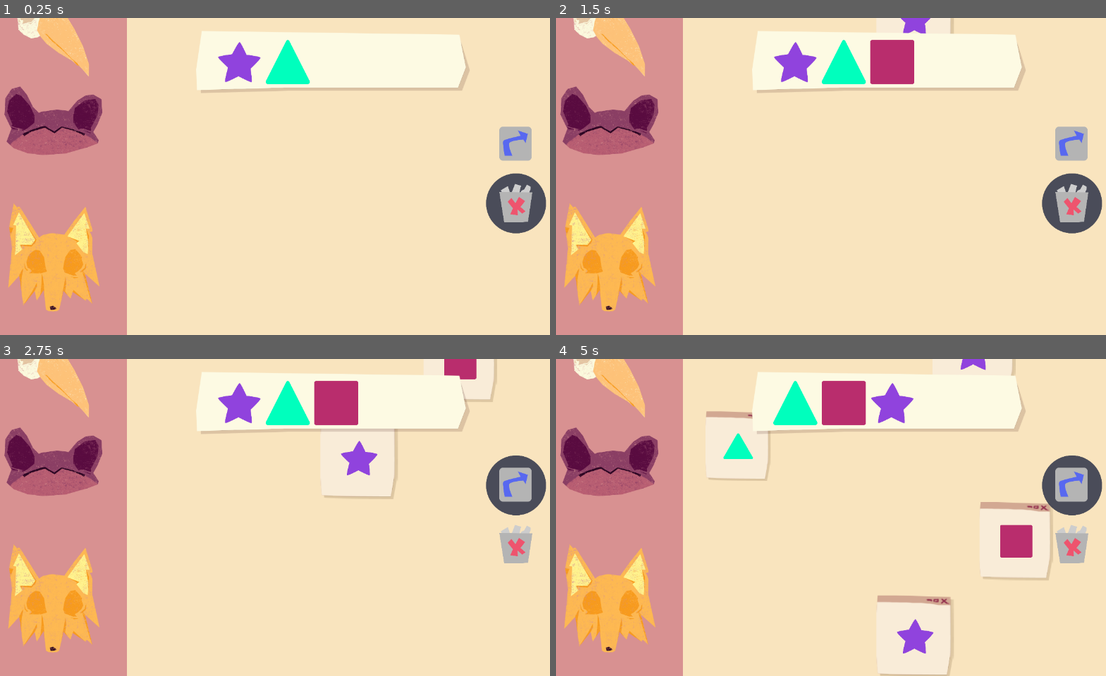
Above: before the commit, frames 1-4 (two rows, left to right).
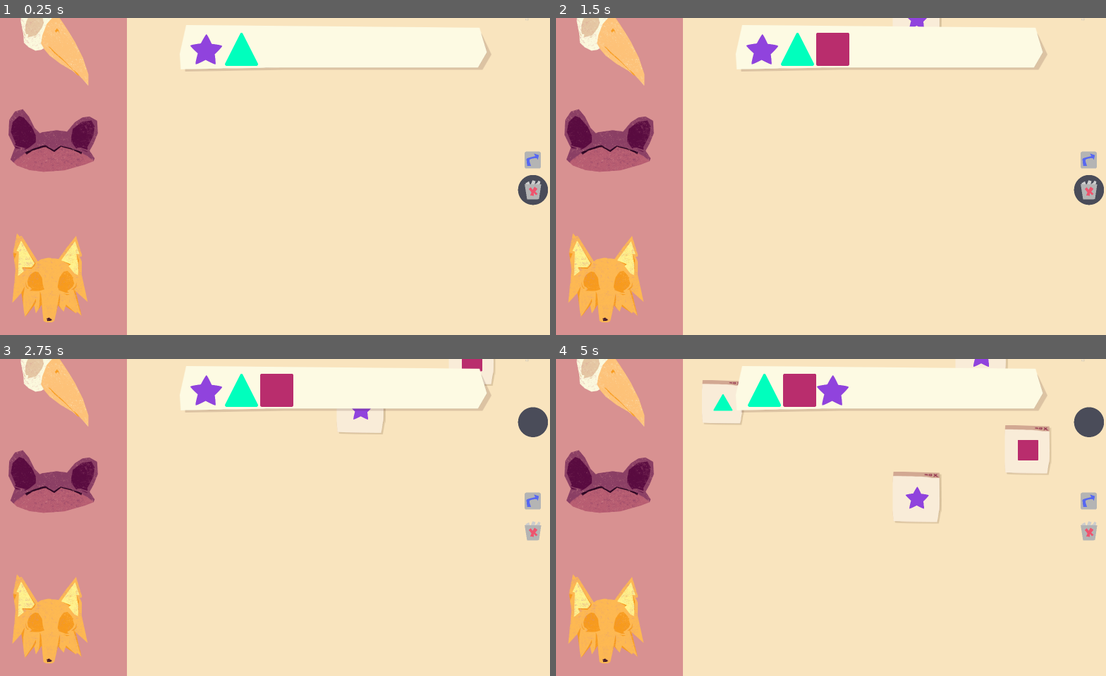
Above: after the commit, the same moments.

Repository: ColchadoM/Paparruchas
Game: Godot game, scene res://Escenas/Ambientes/ZonaJuego.tscn
Two runs of this game, one before a commit and one after it. Both use one fixed random seed, a clock stepped at 60 frames per second and the inputs below.
Inputs (mouse positions are in pixels of both pictures, inside the frame that each line leads up to):
- Up to frame 1 (0.25 s): no input
- Up to frame 2 (1.5 s): tap Enter at 0.5 s; move the mouse to (946, 160) at 0.52 s; hold A (Add) 0.53-1.28 s; click (946, 160) at 0.67 s; move the mouse to (710, 192) at 1.27 s; tap A (Add) at 1.35 s; click (710, 192) at 1.42 s
- Up to frame 3 (2.75 s): move the mouse to (324, 447) at 2.02 s; hold P (Change) from 2.03 s (still down); click (324, 447) at 2.17 s; tap A (Add) at 2.3 s
- Up to frame 4 (5 s): move the mouse to (798, 580) at 2.77 s; release P (Change) at 2.78 s; tap Q (Delete) at 2.85 s; click (798, 580) at 2.92 s; tap A (Add) at 3.05, 4.35 s; move the mouse to (990, 565) at 3.52 s; hold A (Add) 3.53-4.28 s; click (990, 565) at 3.67 s; move the mouse to (655, 469) at 4.27 s; click (655, 469) at 4.42 s

The runs differ from the first frame. In frame 1, 16% of the frame differs, in the area x 0-100%, y 0-96%; in frame 2, 17%; in frame 3, 20%; in frame 4, 29%, in the area x 0-100%, y 0-100%.

Commit message:
:sparkles: last changes

Diff:
--- a/src/Codigos/Globales/Manager.gd
+++ b/src/Codigos/Globales/Manager.gd
@@ -12,3 +12,7 @@
 func desempaparruchar(cantidad=1):
 	Manager.empaparruchometro -= cantidad
 	#print(Manager.empaparruchometro)
+
+
+func _on_Manager_s_empaparruchar():
+	pass # Replace with function body.
--- a/src/Codigos/Locales/Habitats/Figuras.gd
+++ b/src/Codigos/Locales/Habitats/Figuras.gd
@@ -14,7 +14,7 @@
 # Añadir figura (si llega al maximo, elimina la primer figura)
 func inicializarFiguras():
 	for i in figurasIniciales:
-		var pos = 110*i + 50
+		var pos = 160*i + 50
 		agregarFigura(false,pos)
 
 func _input(event):
@@ -37,7 +37,7 @@
 		valorFigura = rng.randi_range(0,Constants.FIGURA.size() -1)
 	figura.tipo = valorFigura; # cambiar imágen
 
-	var posX = 110*Manager.figurasVerdaderas.size() + 50
+	var posX = 160*Manager.figurasVerdaderas.size() + 50
 	if(newPosX):
 		posX = newPosX
 	figura.rect_position = Vector2(posX, figura.rect_position.y);
@@ -73,6 +73,6 @@
 		var tween = f.objeto.get_node("Tween");
 		var actualPos = f.objeto.rect_position;
 		tween.interpolate_property(f.objeto, "rect_position",
-			Vector2(actualPos.x, actualPos.y), Vector2(actualPos.x -110, actualPos.y), 0.2,
+			Vector2(actualPos.x, actualPos.y), Vector2(actualPos.x -150, actualPos.y), 0.2,
 			Tween.TRANS_LINEAR  , Tween.EASE_IN)
 		tween.start();
--- a/src/Codigos/Locales/Habitats/VentanaWikis.gd
+++ b/src/Codigos/Locales/Habitats/VentanaWikis.gd
@@ -6,12 +6,14 @@
 onready var audioDesempaparrucha = $AudioDesempaparrucha
 onready var tween = $Tween
 var valorFigura: int = -1
+var clickeada: bool = false
 
 export var speed: float = 180;
 
 func _input(event):
 	if event is InputEventMouseButton && event.pressed && event.button_index == BUTTON_LEFT:
-		if sprite.get_rect().has_point(to_local(event.position)):
+		if sprite.get_rect().has_point(to_local(event.position)) && !clickeada:
+			clickeada=true
 			audioClick.play()
 			if(Helpers.existFigura(Manager.figurasVerdaderas, valorFigura)):
 				if(Manager.eliminandoNoticias):
@@ -40,9 +42,8 @@
 	valorFigura = rng.randi_range(0,Constants.FIGURA.size() -1)
 	image.texture = figures_data[valorFigura].image
 	#Escalar random
-	var nScale = rand_range(0.5,1.2)
-	colision.scale = Vector2(nScale,nScale)
-	sprite.scale = Vector2(nScale + 0.43, nScale + 0.43)
+	var nScale = rand_range(1.2,2)
+	sprite.scale = Vector2(nScale, nScale)
 
 
 func _physics_process(delta):
--- a/src/Escenas/Ambientes/ZonaJuego.tscn
+++ b/src/Escenas/Ambientes/ZonaJuego.tscn
@@ -1,15 +1,17 @@
-[gd_scene load_steps=9 format=2]
+[gd_scene load_steps=8 format=2]
 
 [ext_resource path="res://Escenas/Habitats/WikiGenerador.tscn" type="PackedScene" id=1]
 [ext_resource path="res://Escenas/Habitats/GUI.tscn" type="PackedScene" id=2]
 [ext_resource path="res://Recursos/Visuales/Interfaz/unknown.png" type="Texture" id=3]
-[ext_resource path="res://Recursos/Visuales/Sprites/Cabezas/Randal.png" type="Texture" id=4]
-[ext_resource path="res://Recursos/Visuales/Sprites/Cabezas/Garza.png" type="Texture" id=5]
-[ext_resource path="res://Recursos/Visuales/Sprites/Cabezas/Alex.png" type="Texture" id=6]
+[ext_resource path="res://Escenas/Habitats/Personajes.tscn" type="PackedScene" id=4]
 [ext_resource path="res://Codigos/Locales/Interfaz/FondoIzqResponsivo.gd" type="Script" id=7]
 [ext_resource path="res://Escenas/Habitats/AccionesJuego.tscn" type="PackedScene" id=8]
+[ext_resource path="res://Codigos/Globales/Manager.gd" type="Script" id=9]
 
 [node name="ZonaJuego" type="Node"]
+
+[node name="Manager" type="Node" parent="."]
+script = ExtResource( 9 )
 
 [node name="Fondo" type="Control" parent="."]
 anchor_right = 1.0
@@ -28,7 +30,7 @@
 
 [node name="Izquierda" type="ColorRect" parent="Fondo"]
 anchor_bottom = 1.0
-margin_right = 300.0
+margin_right = 600.0
 color = Color( 0.847059, 0.568627, 0.568627, 1 )
 script = ExtResource( 7 )
 __meta__ = {
@@ -38,7 +40,7 @@
 [node name="Template2" type="Sprite" parent="."]
 visible = false
 position = Vector2( -0.723, 0 )
-scale = Vector2( 1.96692, 1.96692 )
+scale = Vector2( 3.9204, 3.91676 )
 texture = ExtResource( 3 )
 centered = false
 
@@ -46,19 +48,6 @@
 
 [node name="GUI" parent="." instance=ExtResource( 2 )]
 
-[node name="Garza" type="Sprite" parent="."]
-position = Vector2( 149.359, 11.7304 )
-scale = Vector2( 0.547001, 0.547001 )
-texture = ExtResource( 5 )
+[node name="Acciones" parent="." instance=ExtResource( 8 )]
 
-[node name="Randal" type="Sprite" parent="."]
-position = Vector2( 153.815, 232.787 )
-scale = Vector2( 0.547001, 0.547001 )
-texture = ExtResource( 4 )
-
-[node name="Alex" type="Sprite" parent="."]
-position = Vector2( 152.923, 543.828 )
-scale = Vector2( 0.606233, 0.606233 )
-texture = ExtResource( 6 )
-
-[node name="Acciones" parent="." instance=ExtResource( 8 )]
+[node name="Personajes" parent="." instance=ExtResource( 4 )]
--- a/src/Escenas/Habitats/GUI.tscn
+++ b/src/Escenas/Habitats/GUI.tscn
@@ -1,14 +1,29 @@
-[gd_scene load_steps=2 format=2]
+[gd_scene load_steps=3 format=2]
 
 [ext_resource path="res://Escenas/Habitats/Figuras.tscn" type="PackedScene" id=1]
+[ext_resource path="res://Escenas/Habitats/TestText.gd" type="Script" id=2]
 
 [node name="GUI" type="Control"]
 anchor_right = 1.0
 anchor_bottom = 1.0
-margin_left = 300.0
+margin_left = 600.0
 __meta__ = {
 "_edit_use_anchors_": false
 }
 
 [node name="Figures" parent="." instance=ExtResource( 1 )]
-margin_bottom = 175.0
+margin_left = 275.0
+margin_right = -250.0
+margin_bottom = 250.0
+
+[node name="Test" type="RichTextLabel" parent="."]
+anchor_left = 1.0
+anchor_right = 1.0
+margin_left = -113.0
+margin_bottom = 94.0
+text = "0"
+scroll_active = false
+script = ExtResource( 2 )
+__meta__ = {
+"_edit_use_anchors_": false
+}
--- /dev/null
+++ b/src/Escenas/Habitats/Personajes.tscn
@@ -0,0 +1,19 @@
+[gd_scene load_steps=4 format=2]
+
+[ext_resource path="res://Recursos/Visuales/Sprites/Cabezas/Randal.png" type="Texture" id=1]
+[ext_resource path="res://Recursos/Visuales/Sprites/Cabezas/Alex.png" type="Texture" id=2]
+[ext_resource path="res://Recursos/Visuales/Sprites/Cabezas/Garza.png" type="Texture" id=3]
+
+[node name="Personajes" type="Node2D"]
+
+[node name="Garza" type="Sprite" parent="."]
+position = Vector2( 310.579, 85.2695 )
+texture = ExtResource( 3 )
+
+[node name="Randal" type="Sprite" parent="."]
+position = Vector2( 306.55, 555.228 )
+texture = ExtResource( 1 )
+
+[node name="Alex" type="Sprite" parent="."]
+position = Vector2( 288.688, 1180.22 )
+texture = ExtResource( 2 )
--- /dev/null
+++ b/src/Escenas/Habitats/TestText.gd
@@ -0,0 +1,7 @@
+extends RichTextLabel
+
+func _ready():
+	text = String(Manager.empaparruchometro)
+
+func updateText():
+	text = String(Manager.empaparruchometro)
--- a/src/Escenas/Objetos/Figura.tscn
+++ b/src/Escenas/Objetos/Figura.tscn
@@ -4,12 +4,12 @@
 [ext_resource path="res://Codigos/Locales/Objetos/Figura.gd" type="Script" id=2]
 
 [node name="Figura" type="Control"]
-anchor_top = 0.5
-anchor_bottom = 0.5
-margin_top = -50.0
-margin_right = 100.0
-margin_bottom = 50.0
-rect_pivot_offset = Vector2( 50, 50 )
+anchor_top = 0.517
+anchor_bottom = 0.517
+margin_top = -74.48
+margin_right = 150.0
+margin_bottom = 75.52
+rect_pivot_offset = Vector2( 75, 75 )
 script = ExtResource( 2 )
 __meta__ = {
 "_edit_use_anchors_": false
--- a/src/project.godot
+++ b/src/project.godot
@@ -32,8 +32,10 @@
 
 [display]
 
-window/size/width=1280
-window/size/height=720
+window/size/width=2560
+window/size/height=1440
+window/size/test_width=1280
+window/size/test_height=720
 window/stretch/mode="viewport"
 window/stretch/aspect="expand"
 
Renamed: src/Escenas/Personaje.tscn -> src/Escenas/Personajes/Personaje.tscn
